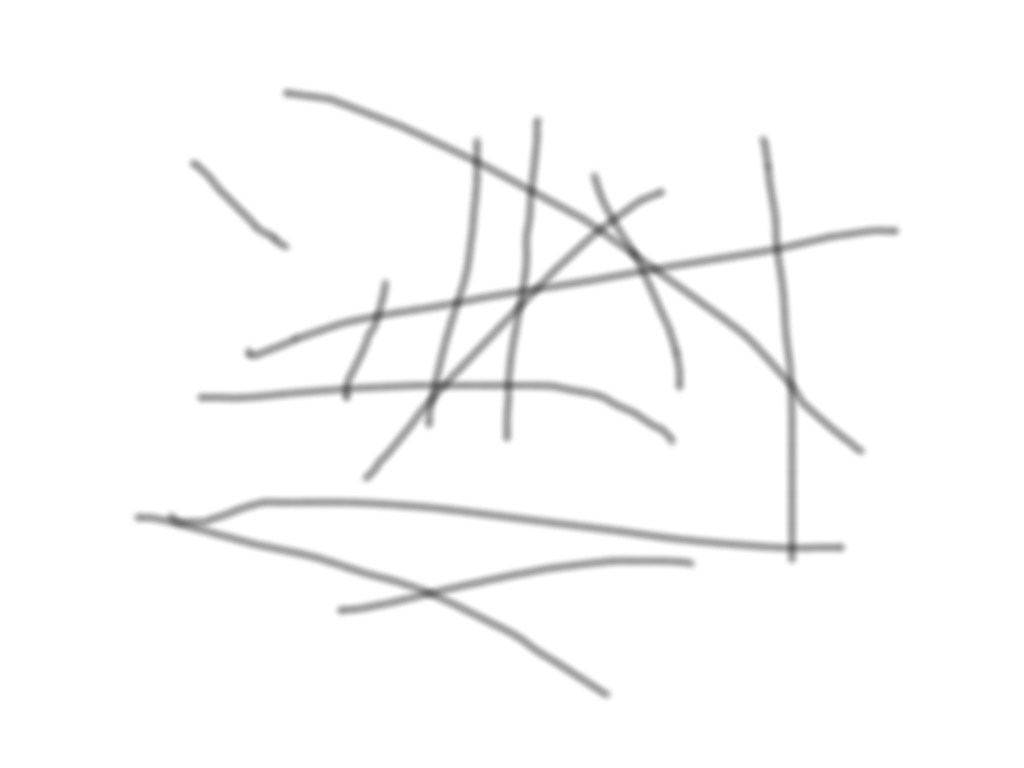
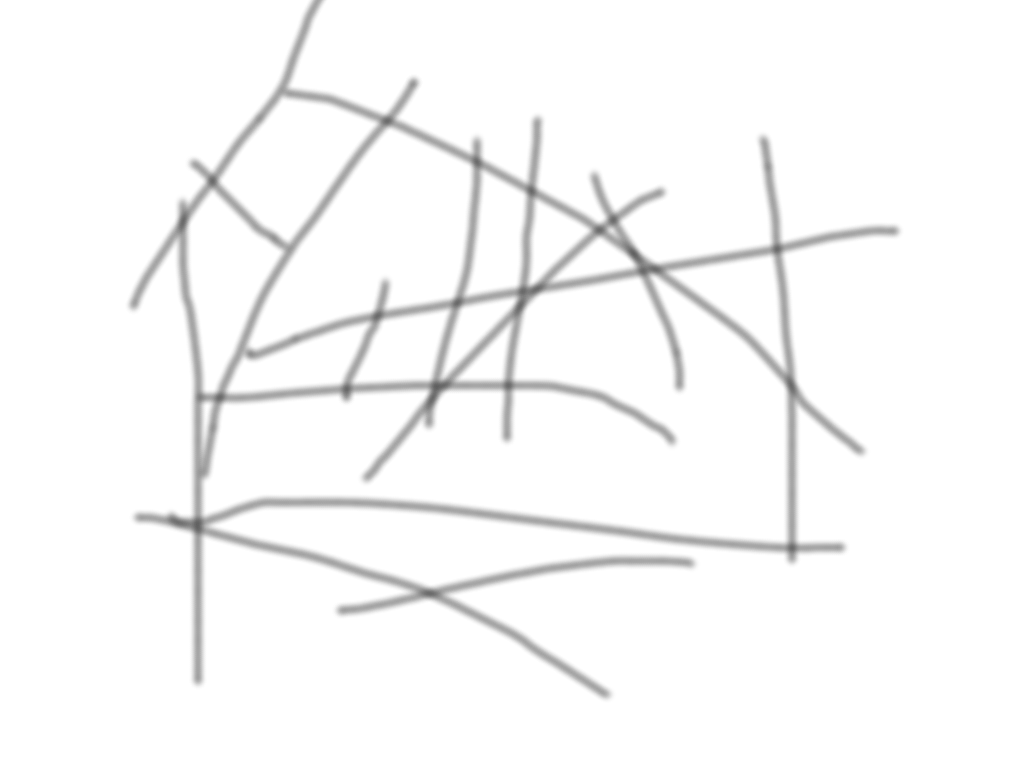
The second 1024x768 image is a revision of the first. Changes to its layers:
painted on "Background" over [125, 0, 423, 689]
